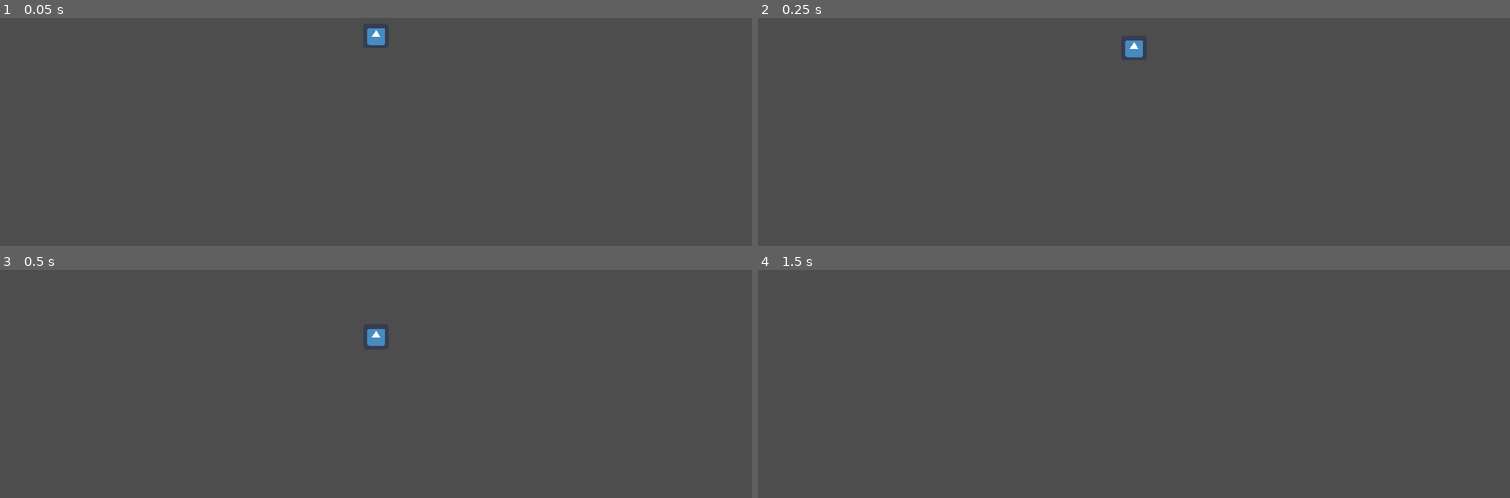
Above: before the commit, frames 1-4 (two rows, left to right).
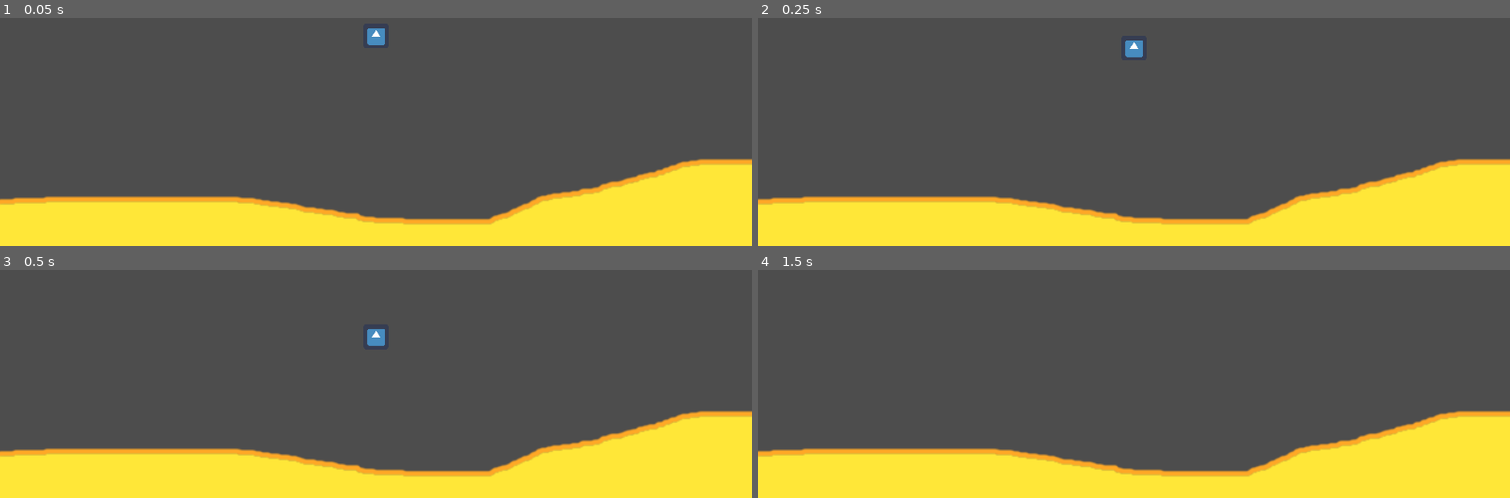
Above: after the commit, the same moments.

Repository: sepeth/wetcat
Game: Godot game, scene res://Scenes/main_scene_2d.tscn
Two runs of this game, one before a commit and one after it. Both use one fixed random seed, a clock stepped at 60 frames per second and the inputs below. The engine's default icon, where the game draws it, is replaced by a stand-in: a white triangle on a blue panel in a dark square.
Inputs:
- Up to frame 1 (0.05 s): no input
- Up to frame 2 (0.25 s): no input
- Up to frame 3 (0.5 s): no input
- Up to frame 4 (1.5 s): tap Enter (ui_accept) at 0.5, 0.77 s; hold Right (ui_right) from 0.53 s (still down)

The runs differ from the first frame. In frame 1, 22% of the frame differs, in the area x 0-100%, y 61-100%; in frame 2, 22%; in frame 3, 22%; in frame 4, 22%.

Commit message:
Added a beach, added the beach to the main scene, removed 3D scene

Diff:
--- /dev/null
+++ b/Nodes/Beach.tscn
@@ -0,0 +1,8 @@
+[gd_scene load_steps=2 format=3 uid="uid://cfm1f7kl8r47s"]
+
+[ext_resource type="Texture2D" uid="uid://ctxvs2m2hds6r" path="res://Nodes/beachtest.png" id="1_p80ct"]
+
+[node name="Beach" type="Node2D"]
+
+[node name="Sprite2D" type="Sprite2D" parent="."]
+texture = ExtResource("1_p80ct")
--- a/Scenes/main_scene_2d.tscn
+++ b/Scenes/main_scene_2d.tscn
@@ -1,11 +1,16 @@
-[gd_scene load_steps=4 format=3 uid="uid://ce3row0nx22pn"]
+[gd_scene load_steps=5 format=3 uid="uid://ce3row0nx22pn"]
 
 [ext_resource type="Script" path="res://Scenes/main_scene_2d.gd" id="1_v0ahk"]
 [ext_resource type="PackedScene" uid="uid://bh0u2mqtxrsw7" path="res://Scenes/Player.tscn" id="2_o2xoj"]
 [ext_resource type="Script" path="res://Scenes/Player.gd" id="3_hlkns"]
+[ext_resource type="PackedScene" uid="uid://cfm1f7kl8r47s" path="res://Nodes/Beach.tscn" id="4_oofe2"]
 
 [node name="MainScene2D" type="Node2D"]
 script = ExtResource("1_v0ahk")
 
+[node name="Beach" parent="." instance=ExtResource("4_oofe2")]
+position = Vector2(1018, 998)
+scale = Vector2(3, 3)
+
 [node name="Player" parent="." instance=ExtResource("2_o2xoj")]
 script = ExtResource("3_hlkns")
--- a/Scenes/main_scene_3d.tscn
+++ /dev/null
@@ -1,3 +0,0 @@
-[gd_scene format=3 uid="uid://dhjy83kvmmvs8"]
-
-[node name="main_scene_3d" type="Node3D"]
Binary file added: Nodes/beachtest.png
Not shown, added: Nodes/beachtest.png.import
